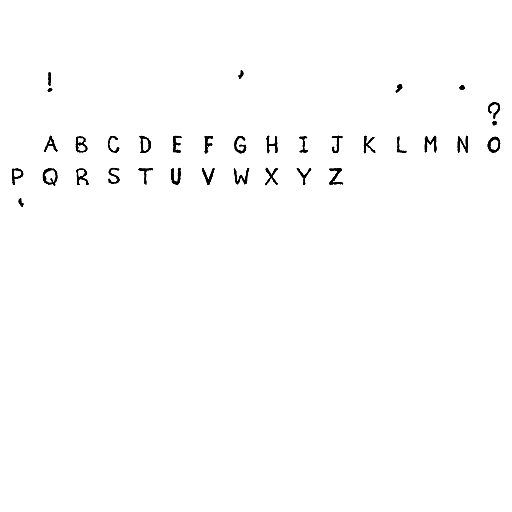
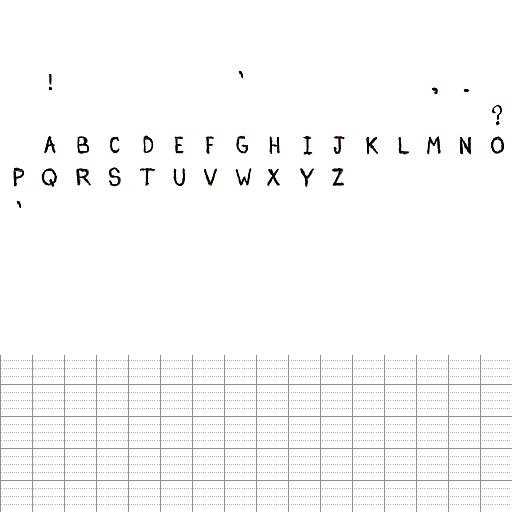
Layer changes from the first (512, 512) image to the second:
added layer "PencilFont" above "print.pdf" over (12, 69, 510, 355)
showed "print.pdf", opacity 37% → 43% over (0, 69, 512, 512)
hid "Pasted Layer" over (12, 69, 510, 332)
